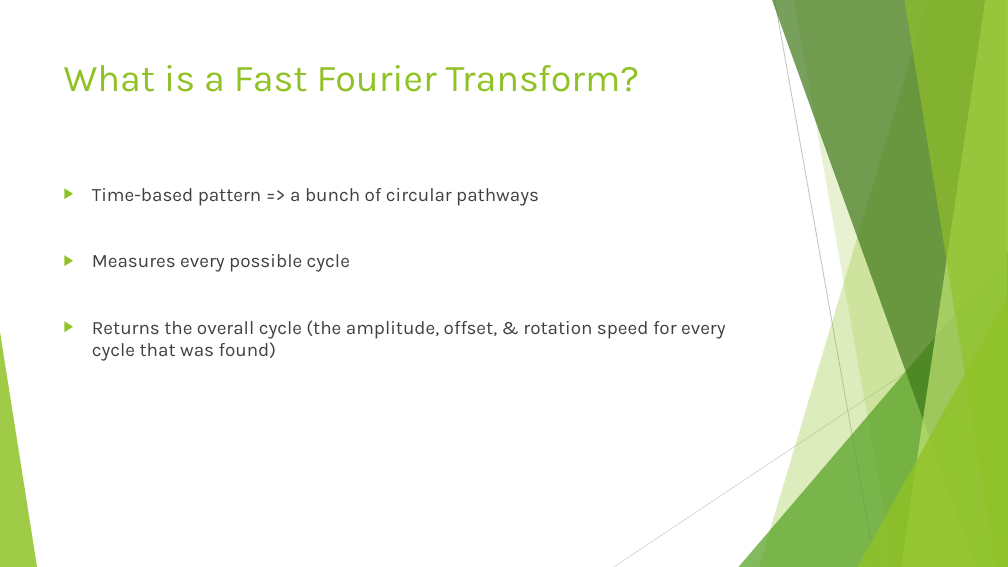
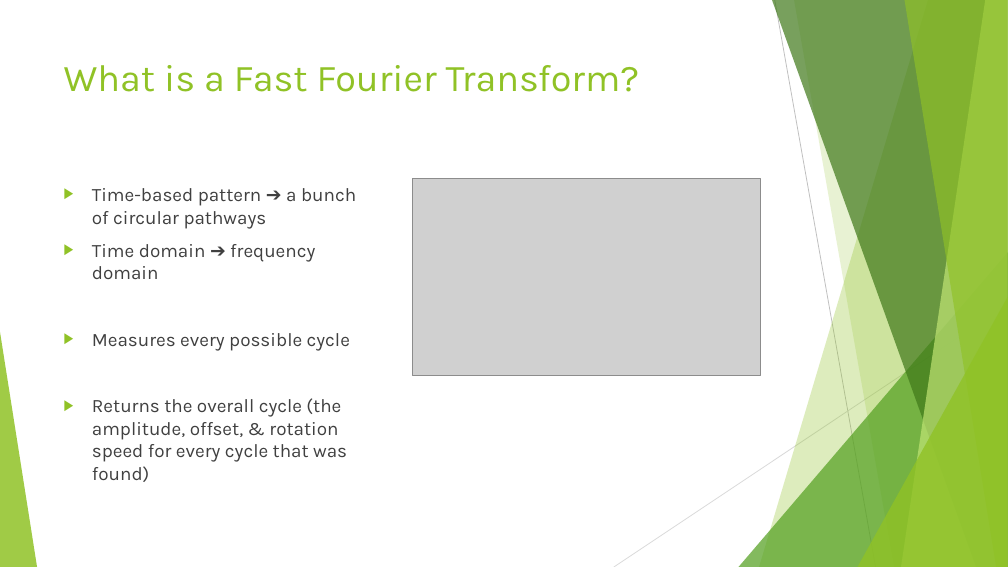
Before and after one commit to ShadyBoukhary/GPU-research-FFT-OpenACC-CUDA, a slide deck: slide 6 of NTASC 2018 Presentation/Presentation FFT.pptx. Drawn at 1008x567 pixels with LibreOffice and Linux fonts; fonts in the diff are those of the drawing; grey boxes stand for pictures. Boxes give left, top, right and bottom in pixels: in the first picture for what was removed or moved away, otherwise in the second. Text is boxed around its words. In the diff, an @@ line names an element or a change of style, - is before the commit and + after.

```diff
--- a/NTASC 2018 Presentation/Presentation FFT.pptx
+++ b/NTASC 2018 Presentation/Presentation FFT.pptx
@@ picture added at box(412, 178, 760, 376) @@
@@ text at box(92, 188, 356, 279): text changed @@
-▶ Time-based pattern => a bunch of circular pathways
+▶ Time-based pattern ➔ a bunch of circular pathways
+▶ Time domain ➔ frequency domain
```
Also in this commit, not shown: 7 other slides changed, 6 other files.
